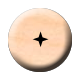
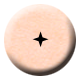
The second 80 × 80 image is a revision of the first. Changes to its layers:
renamed "Layer 0" to "Layer 1", painted on it over [left=4, top=4, right=76, bottom=76]
